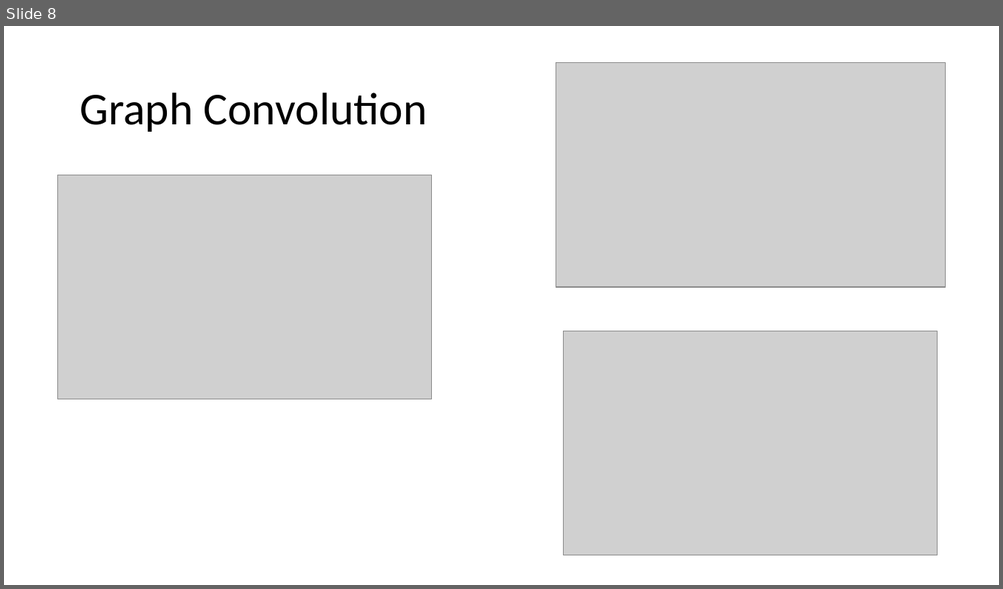
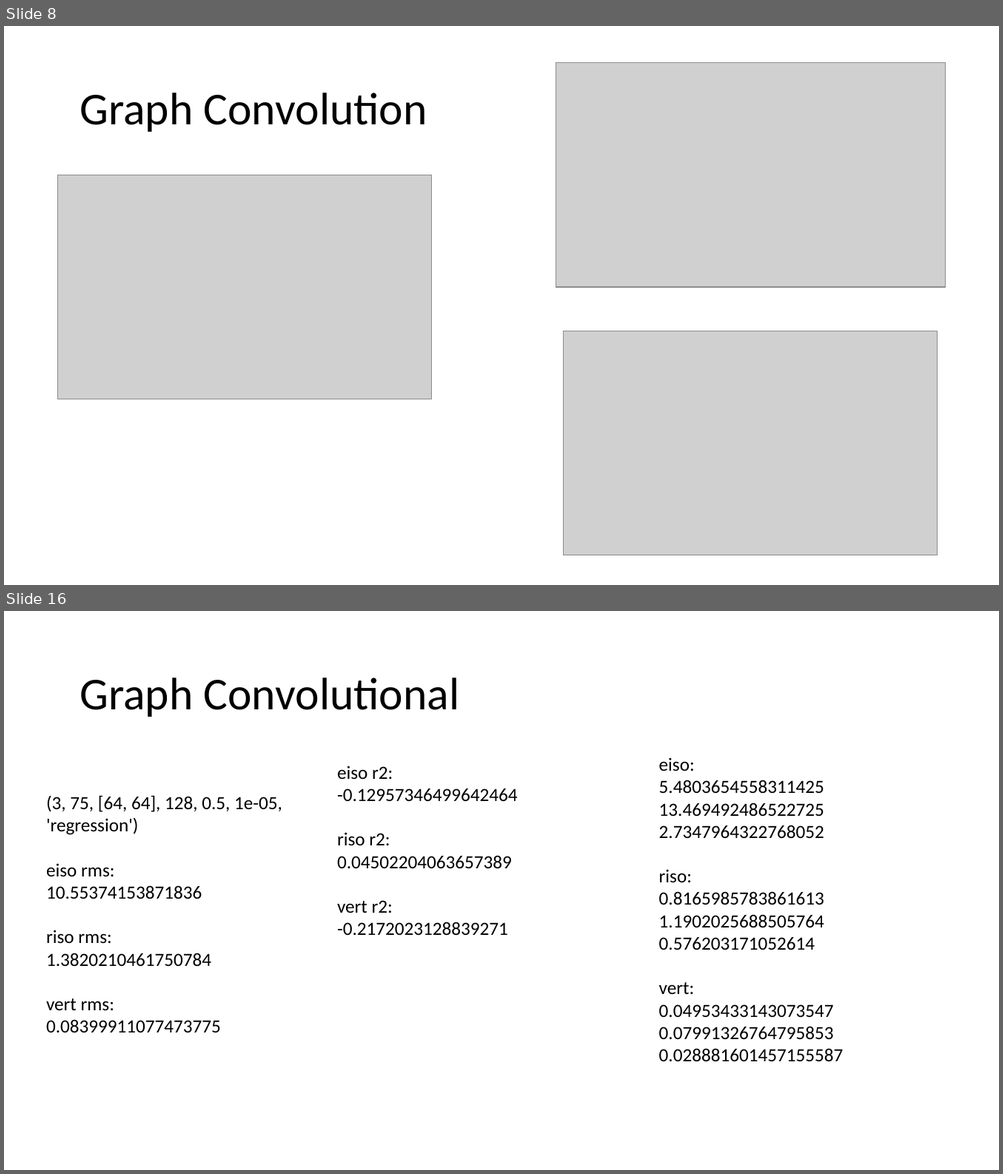
Before and after one commit to Ian-McCleary/chem-ml-research, a slide deck: statsreport.pptx. Shown one above the other, each under a label of ours: slide 8 before the commit, slides 8 and 16 after it; the slides between them are not shown. The pictures are 1003x589 and 1003x1174 pixels, drawn with LibreOffice and Linux fonts; fonts in the diff are those of the drawing; grey boxes stand for pictures. Boxes give left, top, right and bottom in pixels: in the first picture for what was removed or moved away, otherwise in the second. Text is boxed around its words. In the diff, an @@ line names an element or a change of style, - is before the commit and + after.

```diff
--- a/statsreport.pptx
+++ b/statsreport.pptx
@@ slide 16 added at bbox=[4, 611, 999, 1170], background #FFFFFF @@
@@ title added at bbox=[79, 678, 460, 717], 44 pt, text #000000 @@
+Graph Convolutional
@@ text added at bbox=[337, 766, 518, 936], 18 pt, text #000000 @@
+eiso r2:
+-0.12957346499642464
+riso r2:
+0.04502204063657389
+vert r2:
+-0.2172023128839271
@@ text added at bbox=[659, 758, 843, 1062], 18 pt, text #000000 @@
+eiso:
+5.4803654558311425
+13.469492486522725
+2.7347964322768052
+riso:
+0.8165985783861613
+1.1902025688505764
+0.576203171052614
+vert:
+0.04953433143073547
+0.07991326764795853
+0.028881601457155587
@@ text added at bbox=[46, 795, 282, 1034], 18 pt, text #000000 @@
+(3, 75, [64, 64], 128, 0.5, 1e-05, 'regression')
+eiso rms:
+10.55374153871836
+riso rms:
+1.3820210461750784
+vert rms:
+0.08399911077473775
```
Also in this commit, not shown: 3 slides changed, 8 other slides added, 6 other files.
